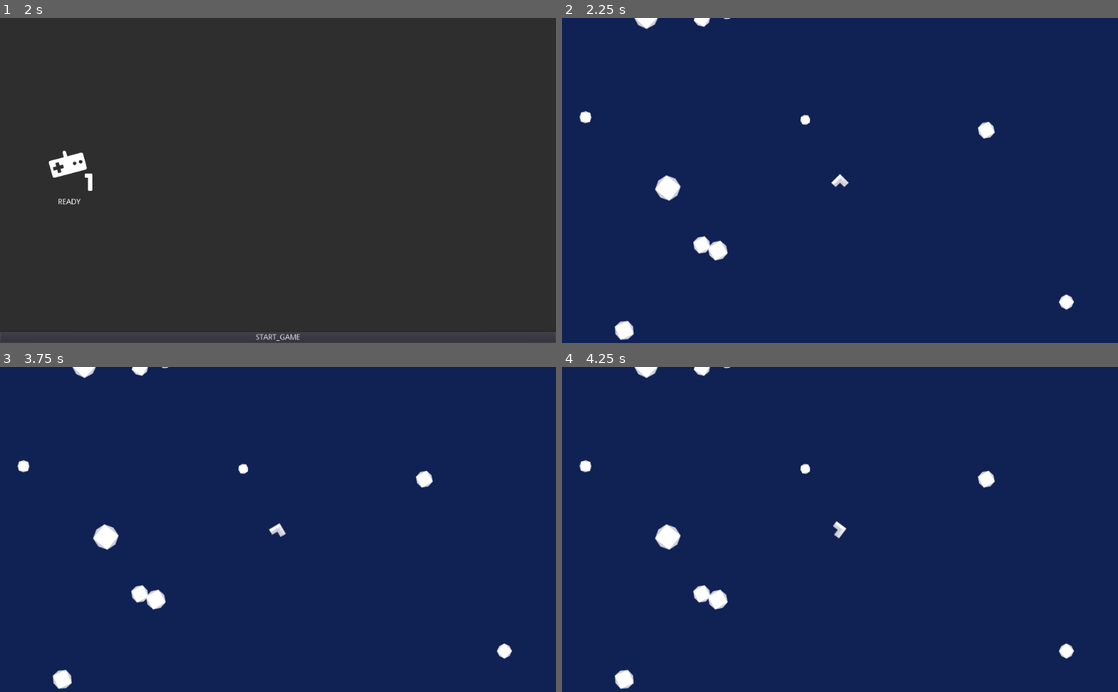
Above: before the commit, frames 1-4 (two rows, left to right).
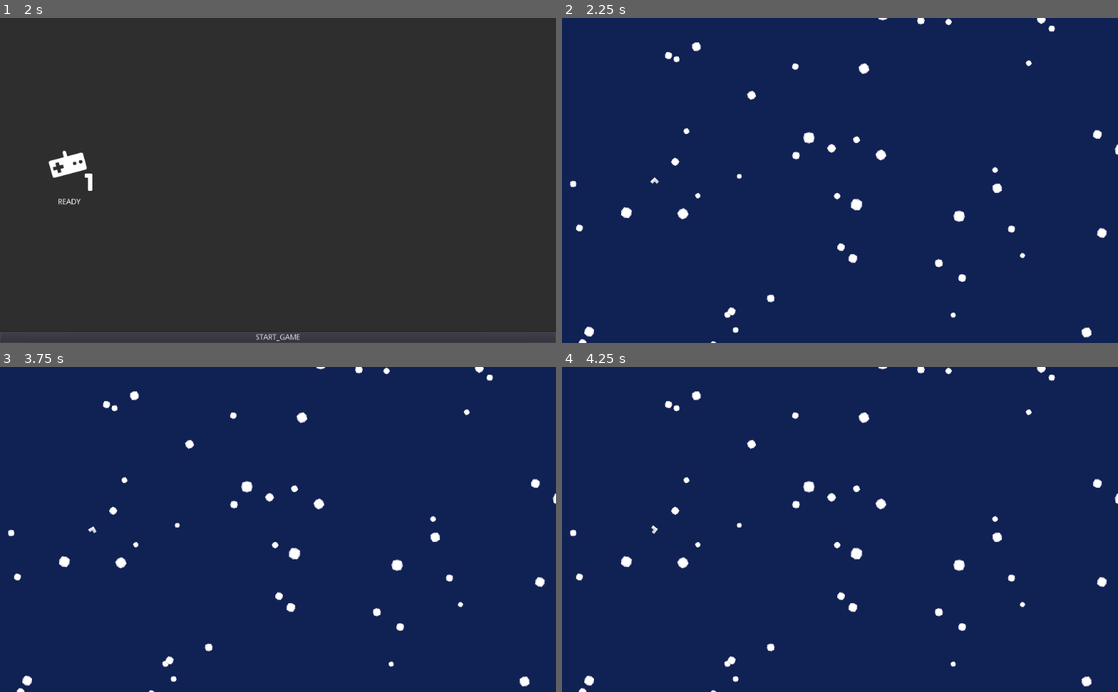
Above: after the commit, the same moments.

Repository: kuma-ge/space-game
Game: Godot game, scene res://scenes/Game.tscn
Two runs of this game, one before a commit and one after it. Both use one fixed random seed, a clock stepped at 60 frames per second and the inputs below.
Inputs (mouse positions are in pixels of both pictures, inside the frame that each line leads up to):
- Up to frame 1 (2 s): click "START_GAME" at 0.5 s; tap Enter (ui_accept) at 1.25, 1.52 s; move the mouse to (400, 164) at 1.27 s; hold D (move_right) from 1.28 s (still down); tap Shift (boost) at 1.35 s; click (400, 164) at 1.42 s
- Up to frame 2 (2.25 s): release D (move_right) at 2 s; click "START_GAME" at 2 s
- Up to frame 3 (3.75 s): tap Enter (ui_accept) at 2.75, 3.5 s; drag from (166, 545) to (278, 529) at 2.77 s; move the mouse to (333, 458) at 3.52 s; hold D (move_right) from 3.53 s (still down); tap Shift (boost) at 3.6 s
- Up to frame 4 (4.25 s): keep holding D (move_right)

Frame 1 is identical in both runs. In frame 2, 2.7% of the frame differs, in the area x 1-100%, y 0-100%; in frame 3, 2.7%; in frame 4, 2.7%.

Commit message:
Spawn players on different location

Diff:
--- /dev/null
+++ b/maps/Deathmatch.gd
@@ -0,0 +1,38 @@
+extends Node2D
+
+const player_scene = preload("res://player/Player.tscn")
+
+onready var space := $Space
+
+var _player_spawned = 0
+
+func start_game(player_manager):
+	for player in player_manager.players:
+		var player_node = player_scene.instance()
+		add_child(player_node)
+		var pos = _get_next_position()
+		player_node.global_position = pos
+		player_node.input = player_manager.create_input(player)
+		_player_spawned += 1
+
+func _get_next_position() -> Vector2:
+	var dir = _get_spawn_direction()
+	var spawn_offset = get_viewport().size / 1.5
+	var continue_offset = 1.005
+	var spawn_pos = dir * spawn_offset
+
+	while space.is_occupied(spawn_pos):
+		spawn_pos *= continue_offset
+
+	return spawn_pos
+
+func _get_spawn_direction() -> Vector2:
+	if _player_spawned == 0:
+		return Vector2.LEFT
+	elif _player_spawned == 1:
+		return Vector2.RIGHT
+	elif _player_spawned == 2:
+		return Vector2.UP
+	elif _player_spawned == 3:
+		return Vector2.DOWN
+	return Vector2.ZERO
--- a/maps/Deathmatch.tscn
+++ b/maps/Deathmatch.tscn
@@ -1,11 +1,14 @@
-[gd_scene load_steps=2 format=2]
+[gd_scene load_steps=3 format=2]
 
 [ext_resource path="res://space/Space.tscn" type="PackedScene" id=1]
+[ext_resource path="res://maps/Deathmatch.gd" type="Script" id=2]
 
 [node name="Deathmatch" type="Node2D"]
+script = ExtResource( 2 )
 
 [node name="Space" parent="." instance=ExtResource( 1 )]
 asteroid_density = 20
 
 [node name="Camera2D" type="Camera2D" parent="."]
 current = true
+zoom = Vector2( 2, 2 )
--- a/player/Bullet.tscn
+++ b/player/Bullet.tscn
@@ -6,7 +6,7 @@
 [ext_resource path="res://addons/shared/misc/FreeOnExit.tscn" type="PackedScene" id=4]
 
 [sub_resource type="RectangleShape2D" id=1]
-extents = Vector2( 5, 32 )
+extents = Vector2( 5, 10 )
 
 [node name="Bullet" type="Area2D"]
 collision_layer = 0
@@ -18,6 +18,7 @@
 texture = ExtResource( 1 )
 
 [node name="CollisionShape2D" type="CollisionShape2D" parent="."]
+position = Vector2( 0, -22 )
 shape = SubResource( 1 )
 
 [node name="MoveDirection2D" type="Node" parent="."]
--- a/player/BulletSpawner.gd
+++ /dev/null
@@ -1,20 +0,0 @@
-extends Node2D
-
-
-# Declare member variables here. Examples:
-# var a = 2
-# var b = "text"
-
-
-# Called when the node enters the scene tree for the first time.
-func _ready():
-	pass # Replace with function body.
-
-
-# Called every frame. 'delta' is the elapsed time since the previous frame.
-#func _process(delta):
-#	pass
-
-
-func _on_Timer_timeout():
-	pass # Replace with function body.
--- a/scenes/Game.gd
+++ b/scenes/Game.gd
@@ -2,8 +2,7 @@
 
 onready var player_manager := $PlayerManager
 onready var gui := $GUI
-
-const player_scene = preload("res://player/Player.tscn")
+onready var death_match := $Deathmatch
 
 func _ready():
 	gui.show_main_menu().connect("start_game", self, "_start_player_select")
@@ -13,7 +12,4 @@
 
 func _start_game():
 	gui.hide_active()
-	for player in player_manager.players:
-		var player_node = player_scene.instance()
-		add_child(player_node)
-		player_node.input = player_manager.create_input(player)
+	death_match.start_game(player_manager)
--- a/space/WhiteNoiseWorldGenerator.gd
+++ b/space/WhiteNoiseWorldGenerator.gd
@@ -17,6 +17,7 @@
 # the grid drawer, which needs to know the sector size and the number of sector
 # we generate on each axis.
 func _ready() -> void:
+	_rng.randomize()
 	generate()
 
 
@@ -41,7 +42,7 @@
 # Generates asteroids and places them inside
 # of the sector's bounds with a random position, rotation, and scale.
 func _generate_sector(x_id: int, y_id: int) -> void:
-	_rng.seed = make_seed_for(x_id, y_id)
+#	_rng.seed = make_seed_for(x_id, y_id)
 
 	# List of entities generated in this sector.
 	var sector_data := []
@@ -61,6 +62,15 @@
 	_sectors[Vector2(x_id, y_id)] = sector_data
 
 
+func is_occupied(global_pos: Vector2, size = 3) -> bool:
+	var data = _sectors[_current_sector]
+	for asteroid in data:
+		var boundary = Rect2(asteroid.global_position, Vector2(size, size))
+		if boundary.has_point(global_pos):
+			return true
+	return false
+
+
 # Returns a random position within the sector's bounds, given the sector's coordinates.
 func _generate_random_position(x_id: int, y_id: int) -> Vector2:
 	# Calculate the sector boundaries based on the current x and y sector
